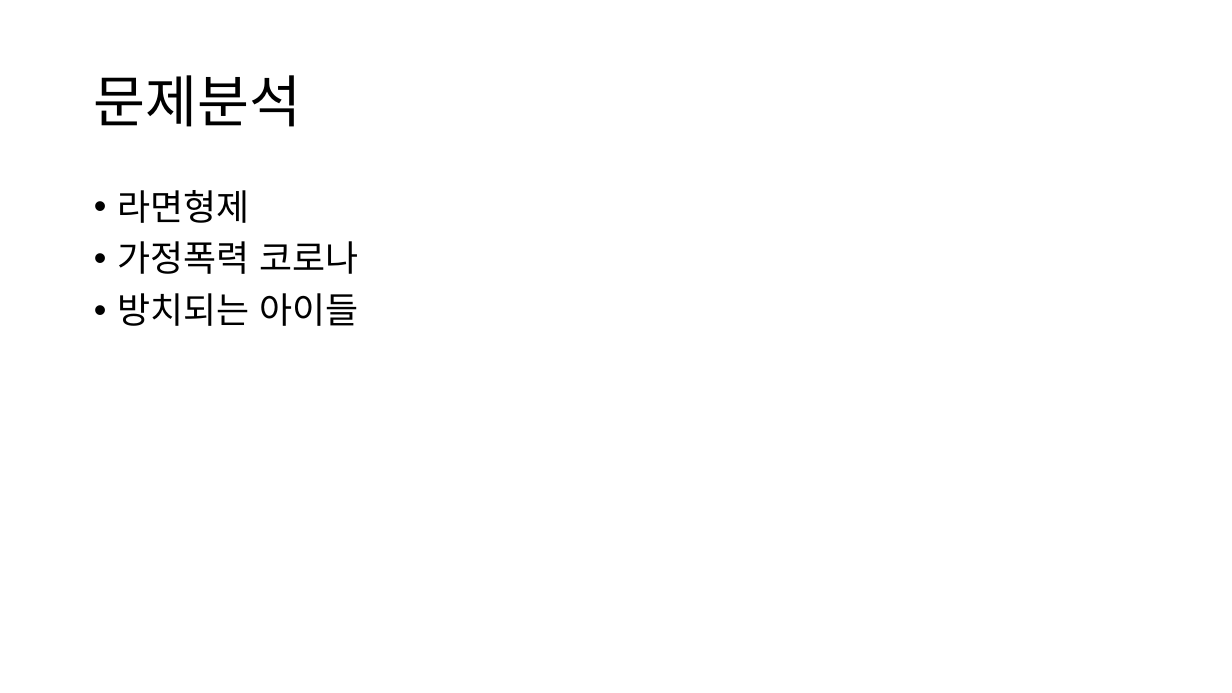
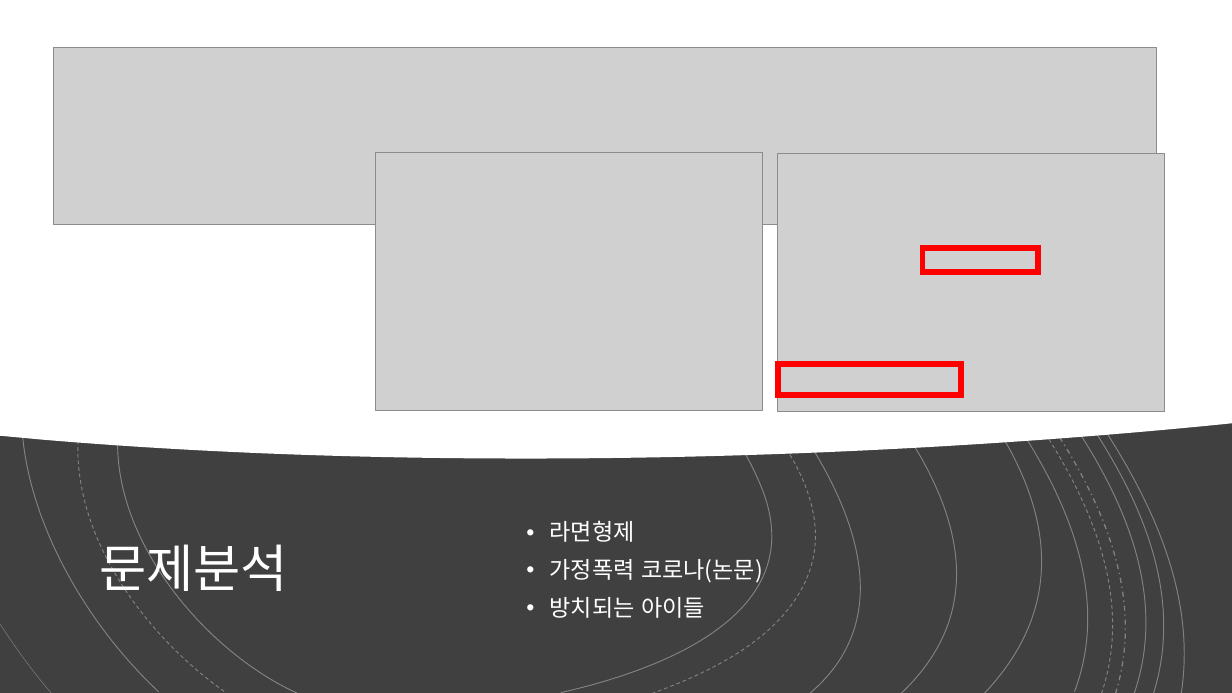
Before and after one commit to gyuholee94/seoul_contest, a slide deck: slide 3 of 서울콘 ppt v1.pptx. Drawn at 1232x693 pixels with LibreOffice and Linux fonts; fonts in the diff are those of the drawing; grey boxes stand for pictures. Boxes give left, top, right and bottom in pixels: in the first picture for what was removed or moved away, otherwise in the second. Text is boxed around its words. In the diff, an @@ line names an element or a change of style, - is before the commit and + after.

```diff
--- a/서울콘 ppt v1.pptx
+++ b/서울콘 ppt v1.pptx
@@ background #FFFFFF to #000000 @@
@@ rectangle added at [0,0,1232,693], fill #404040 @@
@@ freeform shape added at [0,0,1232,458], fill #FFFFFF @@
@@ group added at [0,0,1232,693]: 17 freeform shapes @@
@@ picture added at [54,48,1157,225] @@
@@ picture added at [375,152,762,410] @@
@@ picture added at [777,153,1165,411] @@
@@ rectangle added at [923,249,1039,273], outline #FF0000 4.5 pt @@
@@ rectangle added at [778,364,961,396], outline #FF0000 4.5 pt @@
@@ title "문제분석": place and size @@
-title "문제분석" at [94,75,302,127]
+title "문제분석" at [99,535,288,600]
@@ title "문제분석" at [99,535,288,600]: size 44 to 40 pt, text colour #000000 to #FFFFFF @@
@@ text "라면형제": place and size @@
-text "라면형제" at [117,190,358,326]
+text "라면형제" at [550,520,763,618]
@@ text "라면형제" at [550,520,763,618]: vertical alignment top to middle @@
@@ text at [550,520,705,618]: size 28 to 18 pt, text colour #000000 to #FFFFFF in "라면형제", "방치되는 아이들" @@
@@ text at [550,559,763,584]: text changed; size 28 to 18 pt; text colour #000000 to #FFFFFF @@
-• 가정폭력 코로나
+• 가정폭력 코로나(논문)
```
Also in this commit, not shown: 5 other slides changed, 3 slides added, 6 slides removed, 1 other file.
